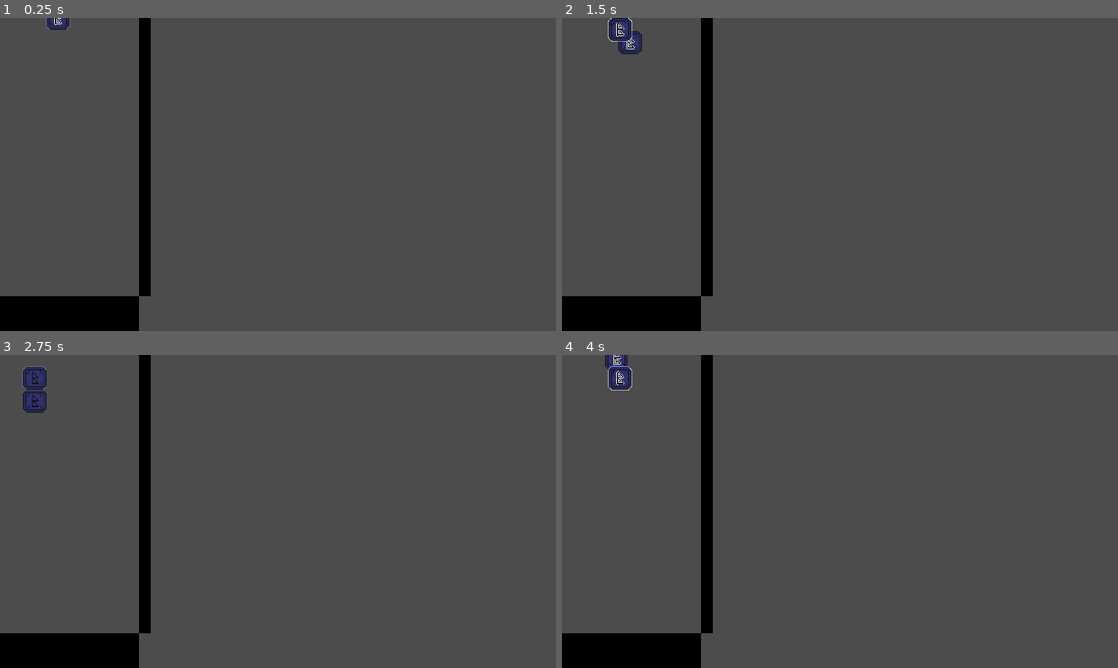
Above: before the commit, frames 1-4 (two rows, left to right).
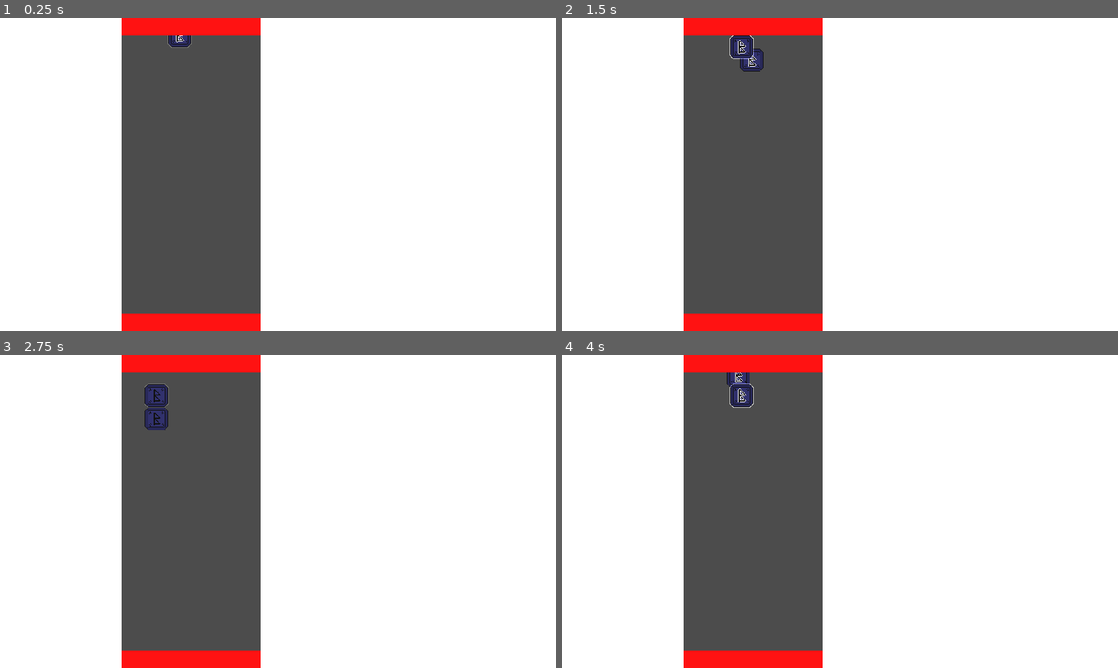
Above: after the commit, the same moments.

Repository: dreamblader/rune_ruckus
Game: Godot game, scene res://game_scene.tscn
The game is run twice, just before and just after one commit, with the same random seed, the same clock (stepped at 60 frames per second) and the same inputs. Before the commit the project starts from res://main/board.tscn.
Inputs:
- Up to frame 1 (0.25 s): no input
- Up to frame 2 (1.5 s): tap Enter (ui_accept) at 0.5, 0.77 s; hold A (rotate_l) 0.53-1.28 s; hold Right (ui_right) from 0.53 s (still down); tap D (rotate_r) at 0.8, 1.35 s
- Up to frame 3 (2.75 s): tap Enter (ui_accept) at 1.52, 2 s; tap A (rotate_l) at 1.55 s; release Right (ui_right) at 2.03 s; hold Left (ui_left) from 2.03 s (still down); hold A (rotate_l) from 2.03 s (still down); tap D (rotate_r) at 2.3 s
- Up to frame 4 (4 s): release Left (ui_left) at 2.78 s; release A (rotate_l) at 2.78 s; hold Right (ui_right) from 2.78 s (still down); tap D (rotate_r) at 2.85, 3.8 s; tap Enter (ui_accept) at 3.02, 3.77 s; tap A (rotate_l) at 3.05 s; hold A (rotate_l) from 3.53 s (still down)

The runs differ from the first frame. In frame 1, 80% of the frame differs, in the area x 0-100%, y 0-100%; in frame 2, 80%; in frame 3, 80%; in frame 4, 80%.

Commit message:
chain algorithm finished maybe need tweek for performance?

Diff:
--- /dev/null
+++ b/game_scene.tscn
@@ -0,0 +1,70 @@
+[gd_scene load_steps=2 format=2]
+
+[ext_resource path="res://main/board.tscn" type="PackedScene" id=1]
+
+[node name="Game" type="HBoxContainer"]
+pause_mode = 2
+anchor_right = 1.0
+anchor_bottom = 1.0
+custom_constants/separation = 0
+
+[node name="LeftPadding" type="MarginContainer" parent="."]
+margin_right = 420.0
+margin_bottom = 1080.0
+rect_min_size = Vector2( 220, 0 )
+custom_constants/margin_right = 0
+custom_constants/margin_top = 0
+custom_constants/margin_left = 0
+custom_constants/margin_bottom = 0
+
+[node name="ColorRect" type="ColorRect" parent="LeftPadding"]
+margin_right = 420.0
+margin_bottom = 1080.0
+rect_min_size = Vector2( 420, 0 )
+
+[node name="MidContainer" type="MarginContainer" parent="."]
+margin_left = 420.0
+margin_right = 900.0
+margin_bottom = 1080.0
+rect_min_size = Vector2( 480, 0 )
+
+[node name="ColorRect" type="ColorRect" parent="MidContainer"]
+margin_right = 480.0
+margin_bottom = 1080.0
+color = Color( 1, 0.0745098, 0.0745098, 1 )
+
+[node name="Control" type="Control" parent="MidContainer"]
+margin_right = 480.0
+margin_bottom = 1080.0
+
+[node name="ViewportContainer" type="ViewportContainer" parent="MidContainer/Control"]
+anchor_left = 0.5
+anchor_top = 0.5
+anchor_right = 0.5
+anchor_bottom = 0.5
+margin_left = -240.0
+margin_top = -480.0
+margin_right = 240.0
+margin_bottom = 480.0
+rect_min_size = Vector2( 480, 960 )
+
+[node name="Viewport" type="Viewport" parent="MidContainer/Control/ViewportContainer"]
+size = Vector2( 480, 960 )
+handle_input_locally = false
+render_target_update_mode = 3
+
+[node name="Board" parent="MidContainer/Control/ViewportContainer/Viewport" instance=ExtResource( 1 )]
+
+[node name="RightContainer" type="MarginContainer" parent="."]
+margin_left = 900.0
+margin_right = 1920.0
+margin_bottom = 1080.0
+rect_min_size = Vector2( 1020, 0 )
+custom_constants/margin_right = 0
+custom_constants/margin_top = 0
+custom_constants/margin_left = 0
+custom_constants/margin_bottom = 0
+
+[node name="ColorRect" type="ColorRect" parent="RightContainer"]
+margin_right = 1020.0
+margin_bottom = 1080.0
--- a/main/board_script.gd
+++ b/main/board_script.gd
@@ -52,7 +52,6 @@
 	yield(wait_runes_touch_the_ground(runes), "completed")
 	for rune in runes:
 		rune.init_chain_check()
-		prints("I AM ", rune, "MY CHAIN IS:", rune.chains, "MY POS:", rune.position)
 
 	get_tree().call_group("Rune", "explode")
 	# NEED TO ADD A LOOP FOR MORE CHAINS
--- a/main/player_script.gd
+++ b/main/player_script.gd
@@ -79,7 +79,6 @@
 		var collide = move_and_collide(Vector2())
 
 		if collide != null:
-			prints("Colission:", collide.collider.position)
 			wall_bounce(collide.collider.position)
 		snap_position()
 
--- a/project.godot
+++ b/project.godot
@@ -27,7 +27,7 @@
 [application]
 
 config/name="Rune Ruckus"
-run/main_scene="res://main/board.tscn"
+run/main_scene="res://game_scene.tscn"
 config/icon="res://icon.png"
 
 [display]
--- a/runes/rune_script.gd
+++ b/runes/rune_script.gd
@@ -67,13 +67,13 @@
 	else:
 		var root = chain[0]
 		if !my_chain.has(root):
-			#TODO PROBABLY THIS PART IS NOT WORKING
-			my_chain.pop_front()
+			var need_to_update:Array = []
+			need_to_update.append_array(my_chain)
+			chain.pop_back()
 			chain.append_array(my_chain)
-			var updated_chain = chain
-			for rune in my_chain:
-				rune.update_chain(at_side, updated_chain)
-			update_chain(at_side, updated_chain)
+
+			for rune in need_to_update:
+				rune.update_chain(at_side, chain)
 
 	return my_chain
 
@@ -89,8 +89,13 @@
 
 
 func update_chain(at_side:int, new_chain:Array) -> void:
-	chains[at_side].clear()
-	chains[at_side].append_array(new_chain)
+	var my_chain = chains[at_side]
+	my_chain.clear()
+	my_chain.append_array(new_chain)
+	if at_side == SIDE.VERTICAL:
+		v_power = my_chain.size()
+	elif at_side == SIDE.HORIZONTAL:
+		h_power = my_chain.size()
 
 
 func snap_position() -> void:
@@ -101,7 +106,6 @@
 
 func explode() -> void:
 	var power = max(v_power, h_power)
-	prints("I AM ", self, "MY CHAIN IS:", chains, "GOING TO EXPLODE")
 	sprite.frame = min(power-1, max_power-1)
 
 	if power >= max_power:
